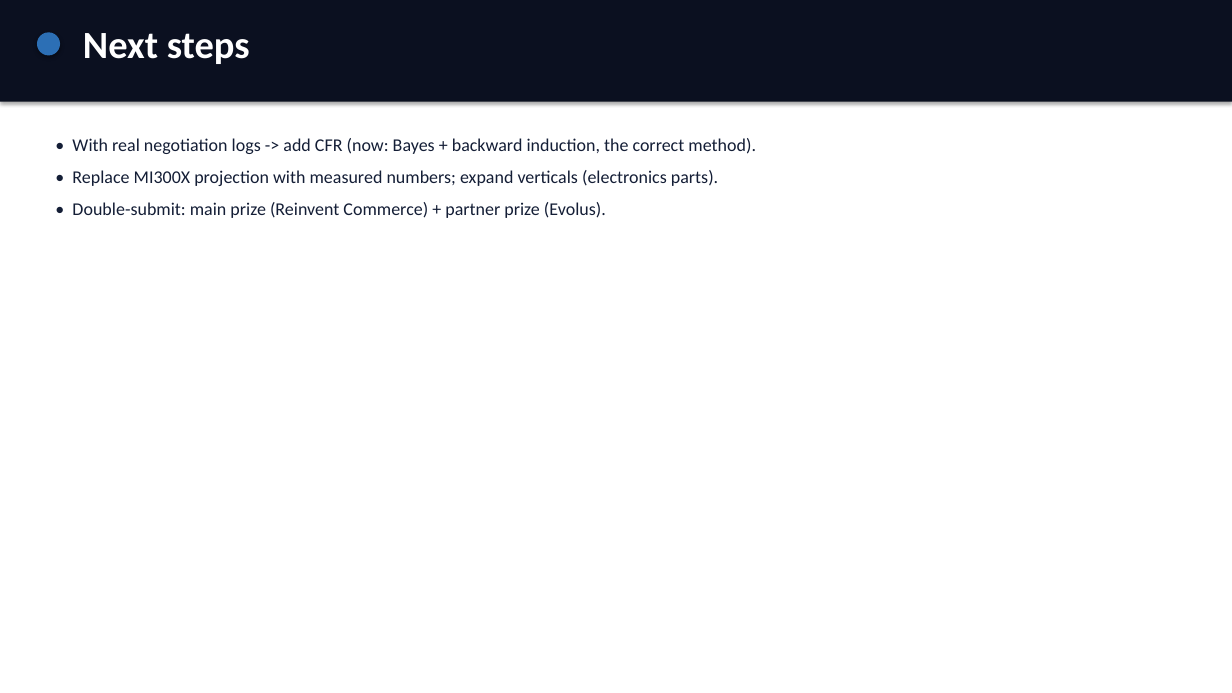
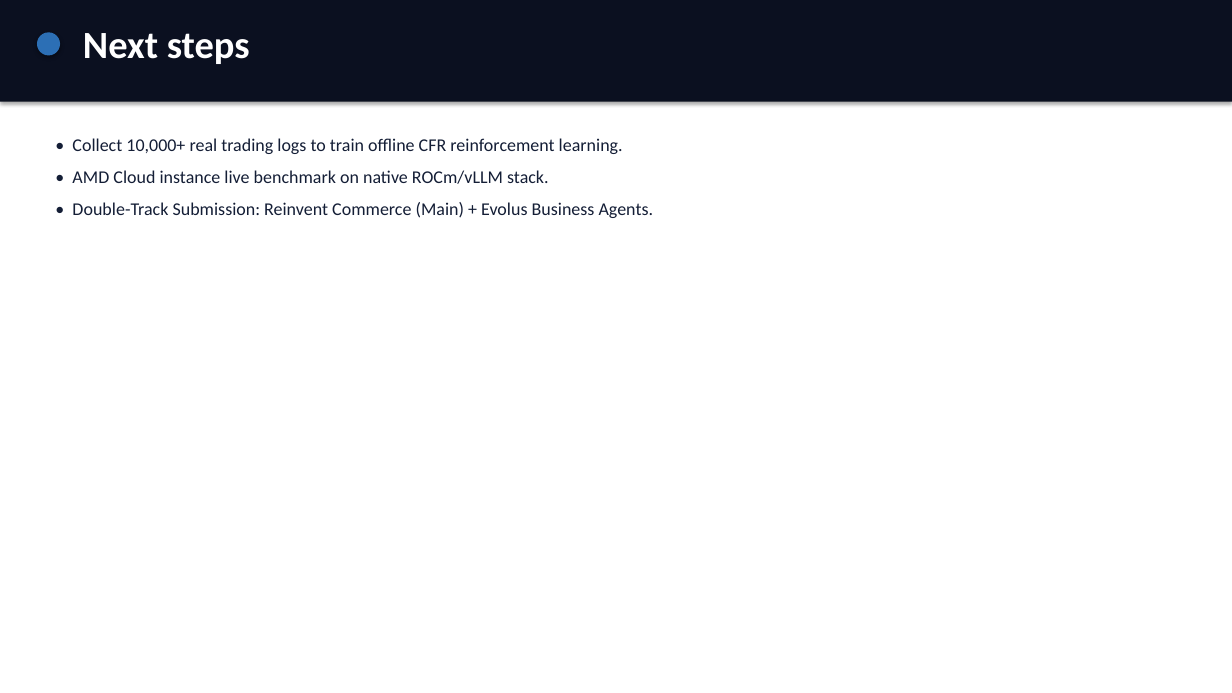
Before and after one commit to Fu93/tradeflow-ai, a slide deck: slide 10 of results/pitch.pptx. Drawn at 1232x693 pixels with LibreOffice and Linux fonts; fonts in the diff are those of the drawing. Boxes give left, top, right and bottom in pixels: in the first picture for what was removed or moved away, otherwise in the second. Text is boxed around its words. In the diff, an @@ line names an element or a change of style, - is before the commit and + after.

```diff
--- a/results/pitch.pptx
+++ b/results/pitch.pptx
@@ text at (72,138,654,218): text changed @@
-• With real negotiation logs -> add CFR (now: Bayes + backward induction, the correct method).
-• Replace MI300X projection with measured numbers; expand verticals (electronics parts).
-• Double-submit: main prize (Reinvent Commerce) + partner prize (Evolus).
+• Collect 10,000+ real trading logs to train offline CFR reinforcement learning.
+• AMD Cloud instance live benchmark on native ROCm/vLLM stack.
+• Double-Track Submission: Reinvent Commerce (Main) + Evolus Business Agents.
```
Also in this commit, not shown: 5 other slides changed, 4 slides added, 4 slides removed, 2 other files.
